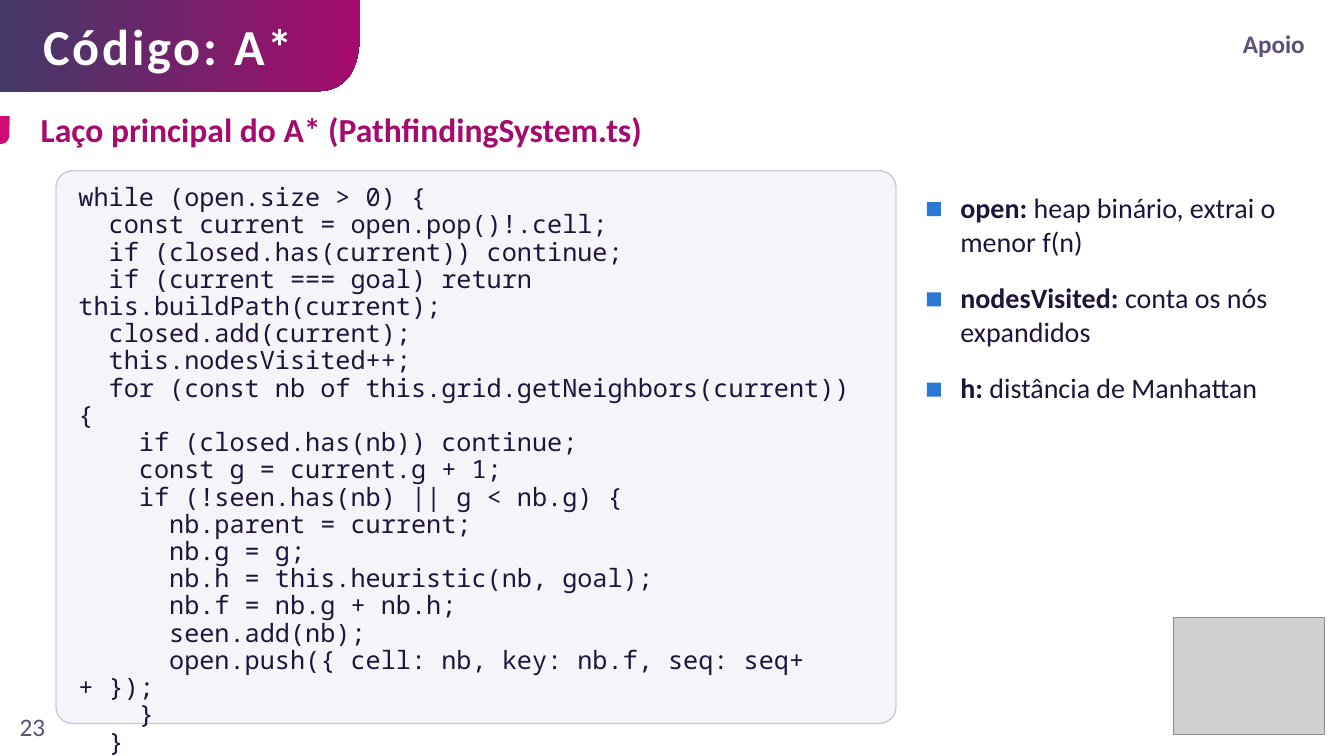
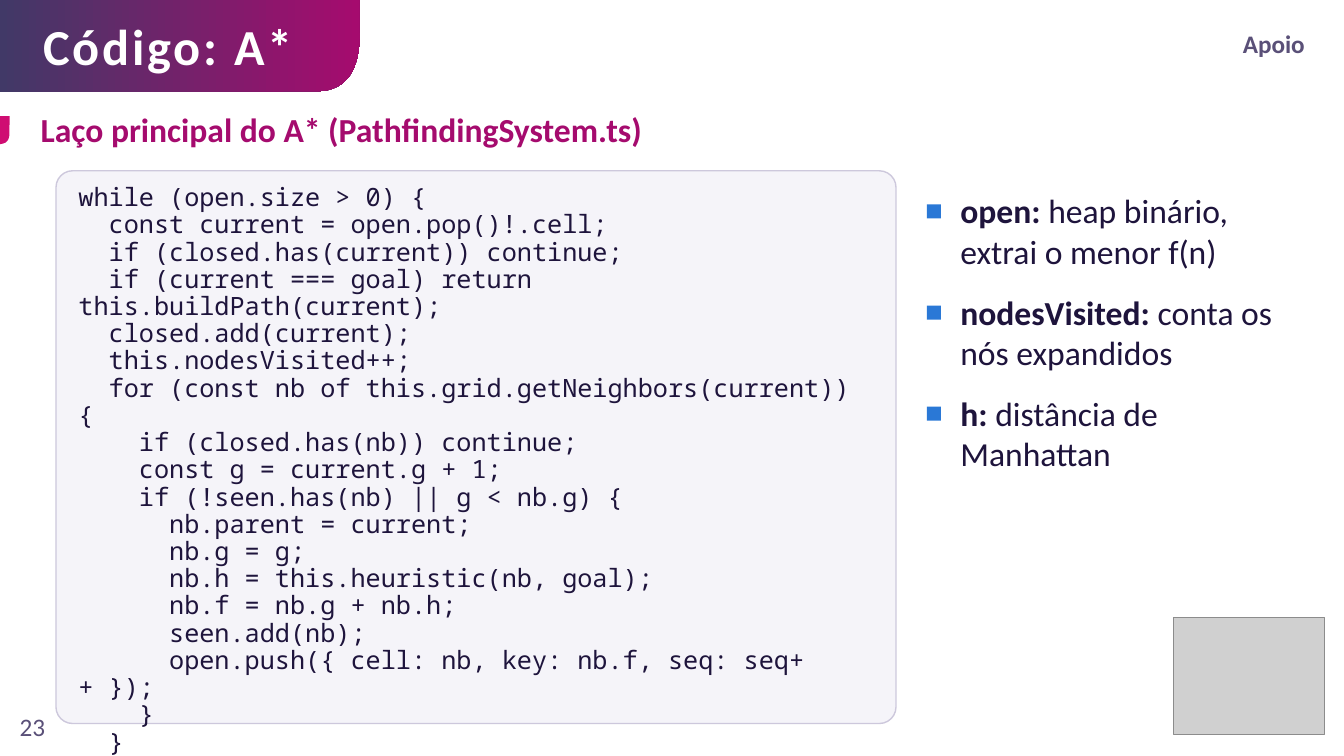
Before and after one commit to jeandeson/pathfinding-quest, a slide deck: slide 23 of apresentacao/TCC_Apresentacao_Jeandeson.pptx. Drawn at 1344x756 pixels with LibreOffice and Linux fonts; fonts in the diff are those of the drawing; grey boxes stand for pictures. Boxes give left, top, right and bottom in pixels: in the first picture for what was removed or moved away, otherwise in the second. Text is boxed around its words. In the diff, an @@ line names an element or a change of style, - is before the commit and + after.

```diff
--- a/apresentacao/TCC_Apresentacao_Jeandeson.pptx
+++ b/apresentacao/TCC_Apresentacao_Jeandeson.pptx
@@ text "nodesVisited: conta os nós expandidos": place and size @@
-text "nodesVisited: conta os nós expandidos" at (960,288,1267,347)
+text "nodesVisited: conta os nós expandidos" at (960,301,1272,371)
@@ rectangle: place and size @@
-rectangle at (927,292,941,307)
+rectangle at (927,306,941,320)
@@ rectangle: place and size @@
-rectangle at (927,383,941,397)
+rectangle at (927,406,941,420)
@@ size 20 to 24 pt in 3 elements at (960,199,1228,269), (960,301,1272,371), (960,402,1157,467) @@
@@ text "h: distância de Manhattan": place and size @@
-text "h: distância de Manhattan" at (960,378,1257,399)
+text "h: distância de Manhattan" at (960,402,1157,467)
```
Also in this commit, not shown: 5 other slides changed, 10 other files.
